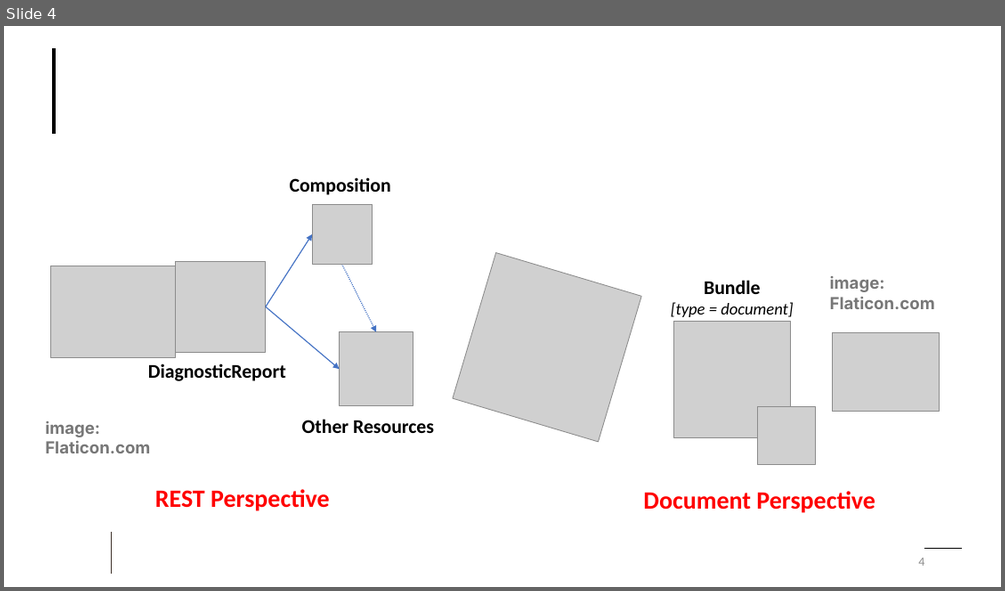
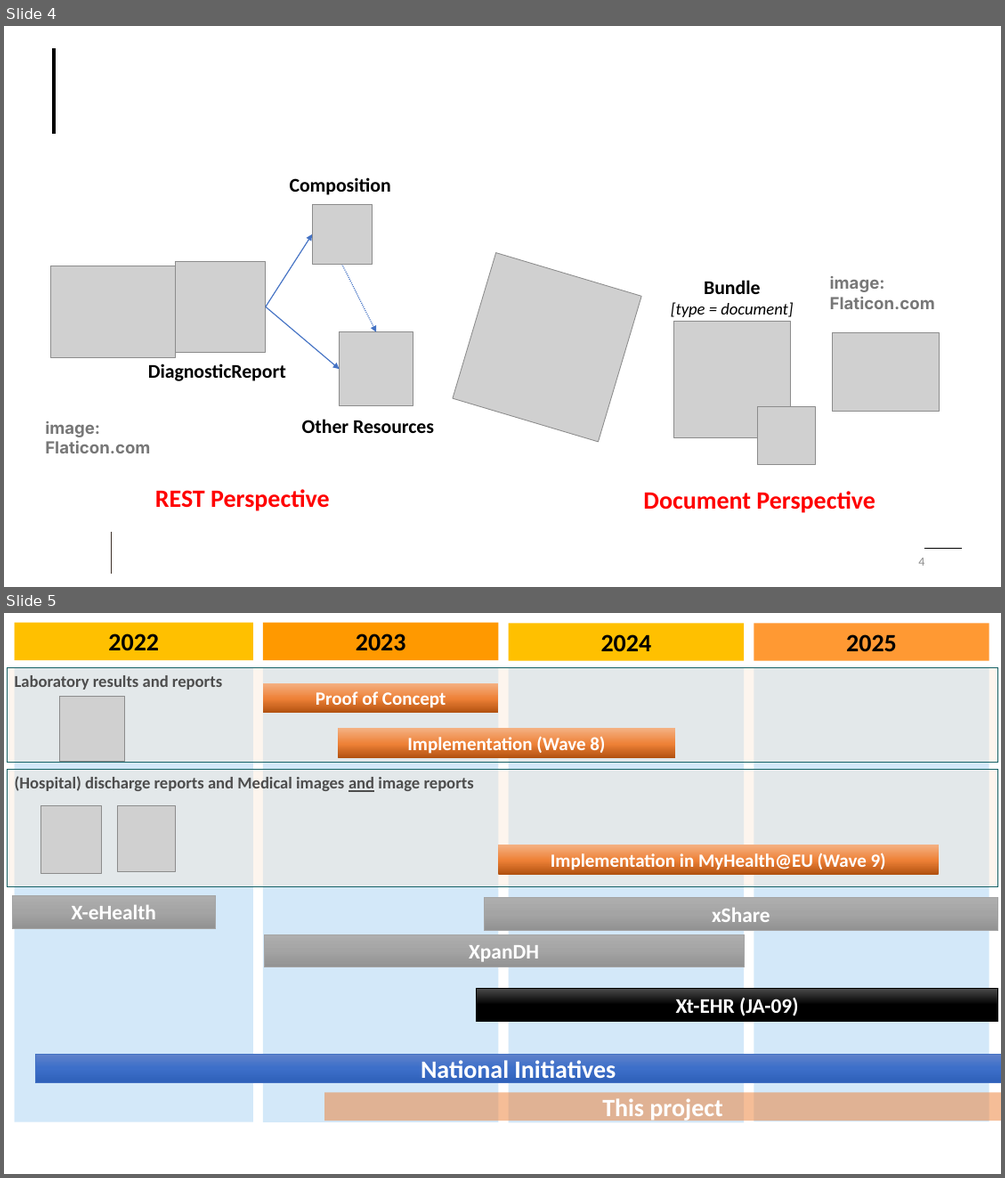
Before and after one commit to hl7-eu/laboratory, a slide deck: input/images-source/LabReportModel.pptx. Shown one above the other, each under a label of ours: slide 4 before the commit, slides 4 and 5 after it. The pictures are 1005x591 and 1005x1178 pixels, drawn with LibreOffice and Linux fonts; fonts in the diff are those of the drawing; grey boxes stand for pictures; background and template pictures are left out. Boxes give left, top, right and bottom in pixels: in the first picture for what was removed or moved away, otherwise in the second. Text is boxed around its words. In the diff, an @@ line names an element or a change of style, - is before the commit and + after.

```diff
--- a/input/images-source/LabReportModel.pptx
+++ b/input/images-source/LabReportModel.pptx
@@ slide 5 added at box(4, 613, 1001, 1174), background #FFFFFF @@
@@ rectangle added at box(15, 623, 253, 660), fill #FFC000, 24 pt, text #000000, bold @@
+2022
@@ rectangle added at box(263, 623, 498, 660), fill #FF9900, 24 pt, text #000000, bold @@
+2023
@@ rectangle added at box(509, 624, 744, 661), fill #FFC000, 24 pt, text #000000, bold @@
+2024
@@ rectangle added at box(754, 624, 989, 661), fill #FF9933, 24 pt, text #000000, bold @@
+2025
@@ rectangle added at box(7, 667, 998, 763), fill #FBE8D5 at 40% opacity, outline #166267 0.5 pt, 16 pt, text #4D4D4D, bold @@
+Laboratory results and reports
@@ rectangle added at box(15, 668, 253, 1122), fill #D3E8F9 @@
@@ rectangle added at box(263, 667, 498, 1121), fill #D3E8F9 @@
@@ rectangle added at box(263, 683, 498, 714), fill gradient #B0500F to #EE8137 to #F4B183, 18 pt, text #FFFFFF, bold @@
+Proof of Concept
@@ rectangle added at box(509, 668, 744, 1122), fill #D3E8F9 @@
@@ rectangle added at box(754, 668, 989, 1121), fill #D3E8F9 @@
@@ picture added at box(59, 696, 124, 761) @@
@@ rectangle added at box(339, 728, 676, 758), fill gradient #B0500F to #EE8137 to #F4B183, 18 pt, text #FFFFFF, bold @@
+Implementation (Wave 8)
@@ rectangle added at box(7, 769, 998, 887), fill #FBE8D5 at 40% opacity, outline #166267 0.5 pt, 16 pt, text #4D4D4D, bold @@
+(Hospital) discharge reports and Medical images and image reports
@@ picture added at box(40, 806, 102, 873) @@
@@ picture added at box(118, 805, 175, 872) @@
@@ rectangle added at box(498, 844, 938, 875), fill gradient #B0500F to #EE8137 to #F4B183, 18 pt, text #FFFFFF, bold @@
+Implementation in MyHealth@EU (Wave 9)
@@ rectangle added at box(12, 896, 216, 929), fill gradient #AFAFAF to #A5A5A5 to #939393, outline #A5A5A5 0.5 pt, 20 pt, text #FFFFFF, bold @@
+X-eHealth
@@ rectangle added at box(484, 898, 998, 931), fill gradient #AFAFAF to #A5A5A5 to #939393, outline #A5A5A5 0.5 pt, 20 pt, text #FFFFFF, bold @@
+xShare
@@ rectangle added at box(264, 934, 744, 967), fill gradient #AFAFAF to #A5A5A5 to #939393, outline #A5A5A5 0.5 pt, 20 pt, text #FFFFFF, bold @@
+XpanDH
@@ rectangle added at box(477, 989, 998, 1022), fill gradient #4B4B4B to #000000, outline #000000 0.5 pt, 20 pt, text #FFFFFF, bold @@
+Xt-EHR (JA-09)
@@ rectangle added at box(35, 1054, 1001, 1082), fill gradient #6183CB to #3E70CA to #3062BB, outline #4472C4 0.5 pt, 24 pt, text #FFFFFF, bold @@
+National Initiatives
@@ rectangle added at box(324, 1093, 1001, 1121), fill #ED7D31 at 50% opacity, 24 pt, text #FFFFFF, bold @@
+This project
```
Also in this commit, not shown: 2 other slides added, 4 other files.
